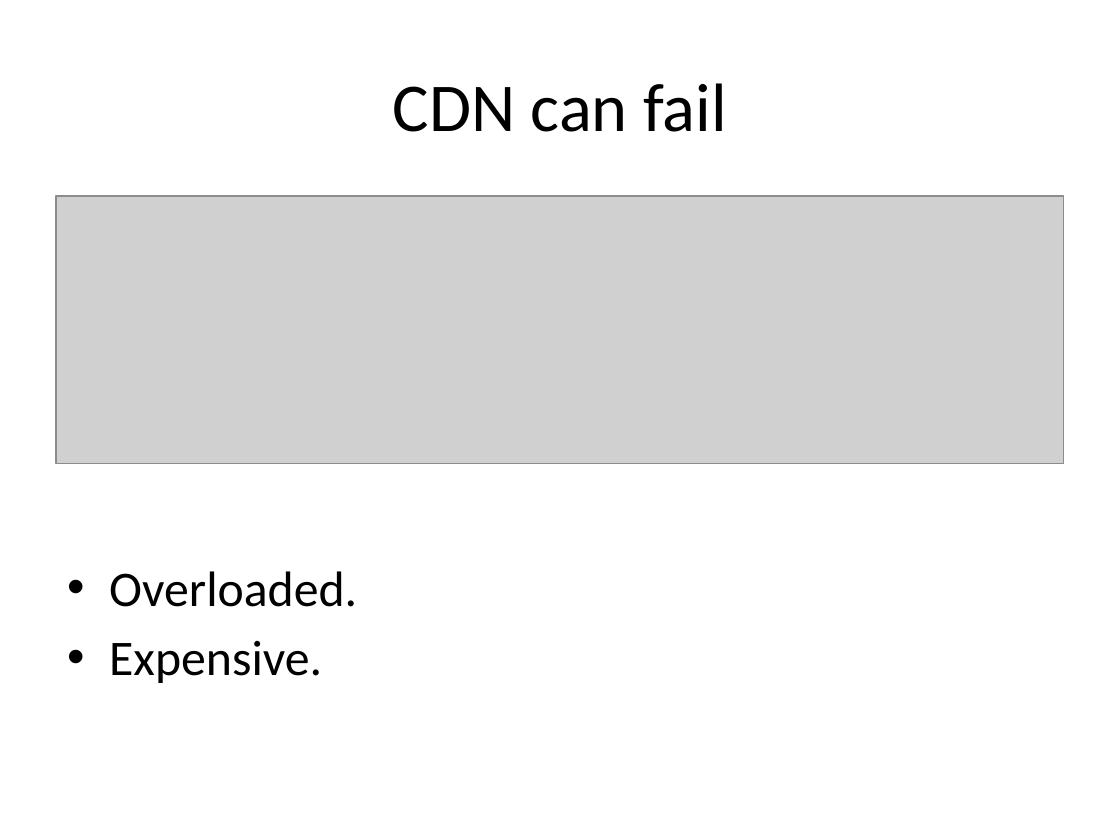
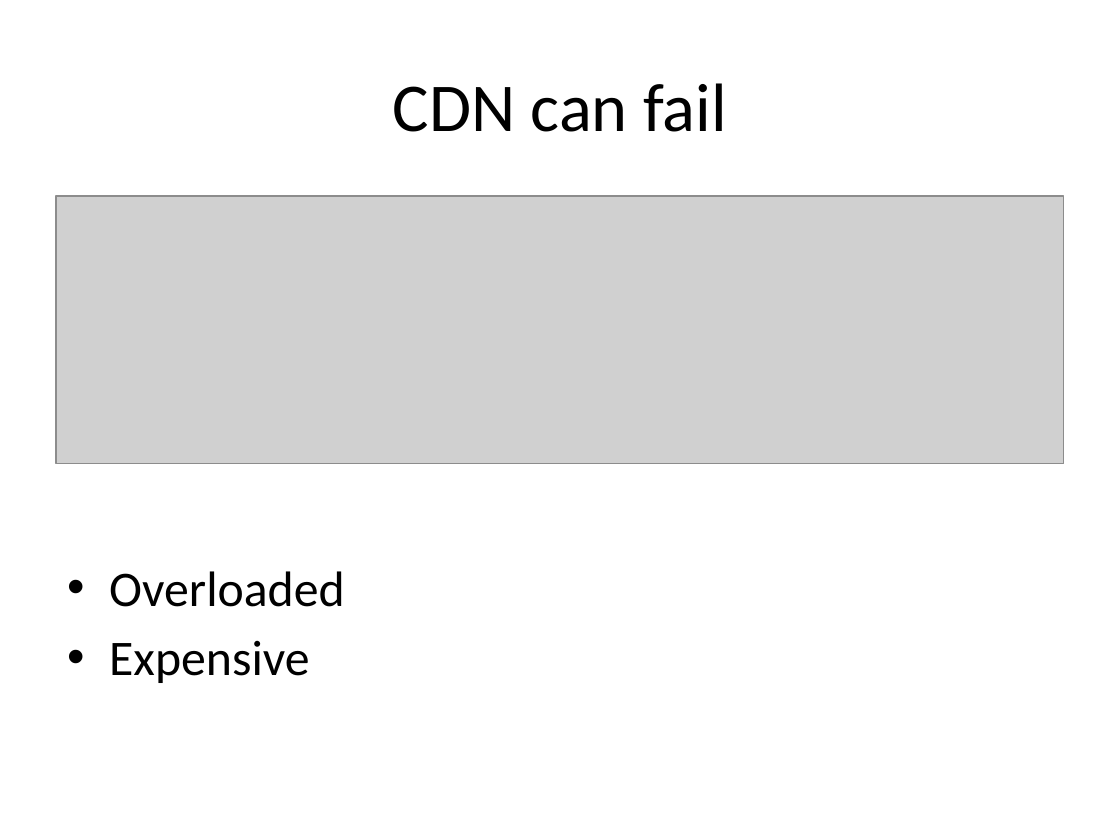
Before and after one commit to rdp/p2pwebclient, a slide deck: slide 6 of thesis_presentation/How to Make the Internet Faster.pptx. Drawn at 1120x840 pixels with LibreOffice and Linux fonts; fonts in the diff are those of the drawing; grey boxes stand for pictures. Boxes give left, top, right and bottom in pixels: in the first picture for what was removed or moved away, otherwise in the second. Text is boxed around its words. In the diff, an @@ line names an element or a change of style, - is before the commit and + after.

```diff
--- a/thesis_presentation/How to Make the Internet Faster.pptx
+++ b/thesis_presentation/How to Make the Internet Faster.pptx
@@ text at box(109, 571, 345, 683): text changed @@
-• Overloaded.
-• Expensive.
+• Overloaded
+• Expensive
```
Also in this commit, not shown: 21 other slides changed, 1 other file.
